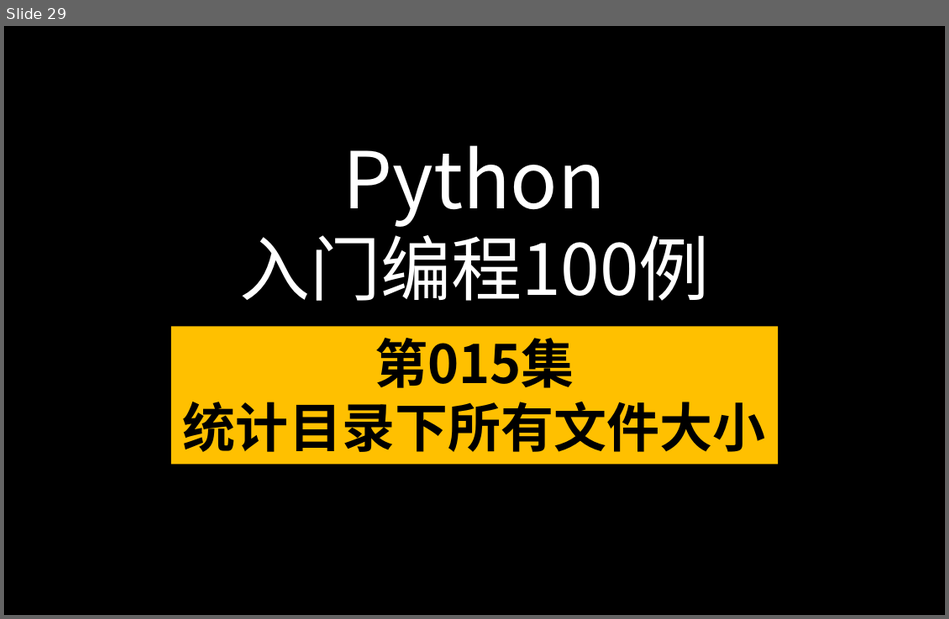
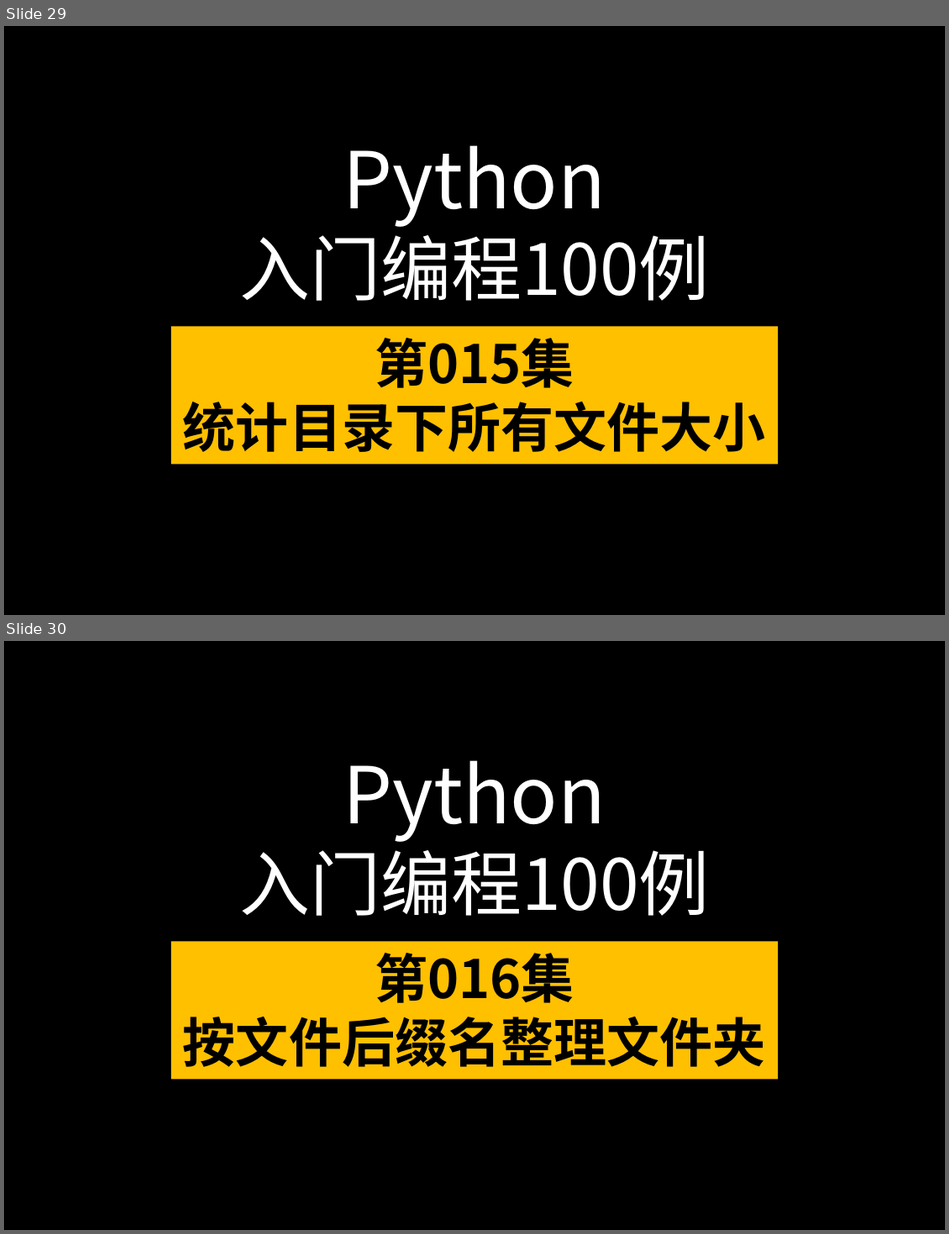
Before and after one commit to peiss/ant-learn-python-100P, a slide deck: docs/Python入门编程100例.pptx. Shown one above the other, each under a label of ours: slide 29 before the commit, slides 29 and 30 after it. The pictures are 949x619 and 949x1234 pixels, drawn with LibreOffice and Linux fonts; fonts in the diff are those of the drawing; background and template pictures are left out. Boxes give left, top, right and bottom in pixels: in the first picture for what was removed or moved away, otherwise in the second. Text is boxed around its words. In the diff, an @@ line names an element or a change of style, - is before the commit and + after.

```diff
--- a/docs/Python入门编程100例.pptx
+++ b/docs/Python入门编程100例.pptx
@@ slide 30 added at box(4, 641, 945, 1230), background picture (left out) @@
@@ text added at box(239, 760, 710, 916), 54 pt, text #FFFFFF @@
+Python
+入门编程100例
@@ rectangle added at box(170, 941, 778, 1079), fill #FFC000, 40.5 pt, text #000000, bold @@
+第016集
+按文件后缀名整理文件夹
```
Also in this commit, not shown: 1 other slide added, 10 other files.
